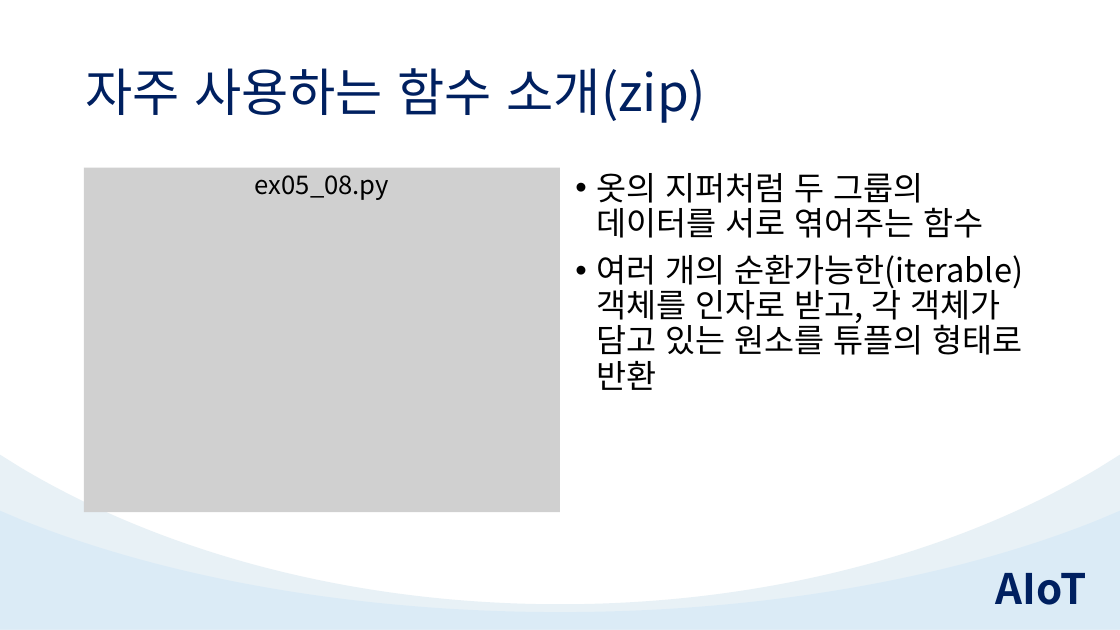
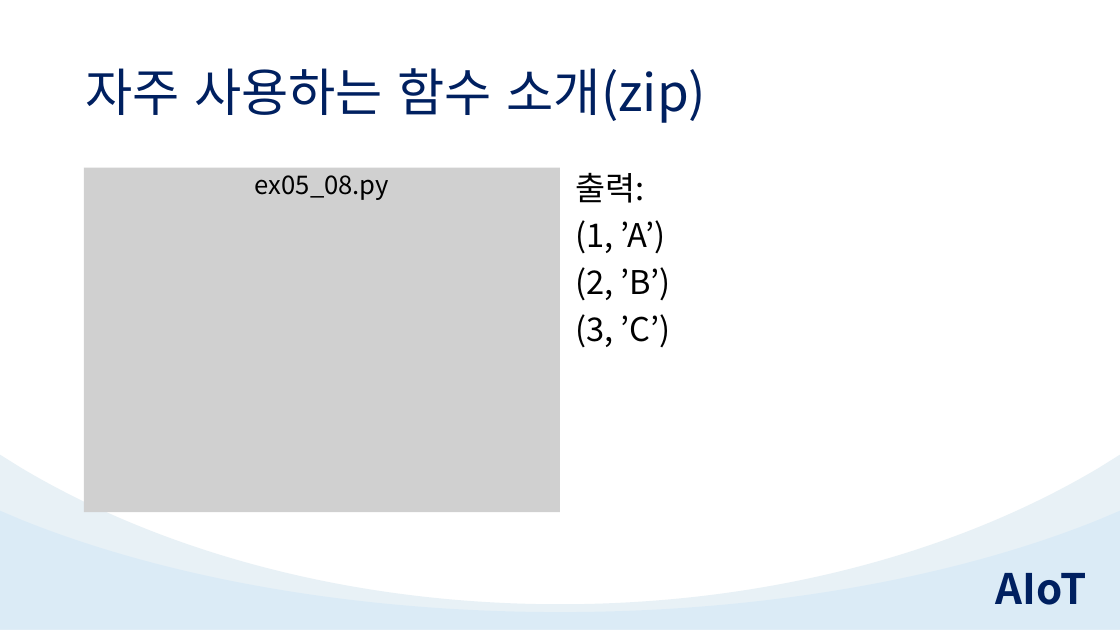
Before and after one commit to TeamAIoT/python-tutorial, a slide deck: slide 20 of 5.Python_반복문/5.Python_반복문.pptx. Drawn at 1120x630 pixels with LibreOffice and Linux fonts; fonts in the diff are those of the drawing; grey boxes stand for pictures. Boxes give left, top, right and bottom in pixels: in the first picture for what was removed or moved away, otherwise in the second. Text is boxed around its words. In the diff, an @@ line names an element or a change of style, - is before the commit and + after.

```diff
--- a/5.Python_반복문/5.Python_반복문.pptx
+++ b/5.Python_반복문/5.Python_반복문.pptx
@@ text at [575,172,671,347]: text changed @@
-• 옷의 지퍼처럼 두 그룹의 데이터를 서로 엮어주는 함수
-• 여러 개의 순환가능한(iterable)객체를 인자로 받고, 각 객체가 담고 있는 원소를 튜플의 형태로 반환
+출력:
+(1, ’A’)
+(2, ’B’)
+(3, ’C’)
```
Also in this commit, not shown: 8 other slides changed.
